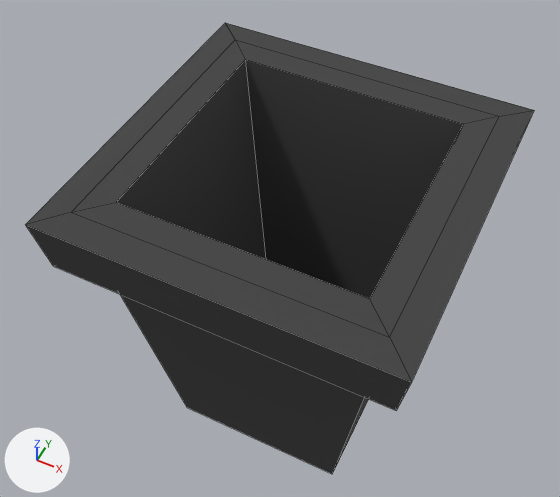
One commit to the FBX model Assets/Package/Assets/Models/Props/Bin.fbx: the scene before it, then after it.
One viewpoint serves both versions: a 50 mm lens placed at (0.808, -0.167, 1.157), pointed at (0.463, 0.522, 0.295). The axes (+X, +Y, +Z) are drawn at lower left. The lights are the same throughout. The picture after the commit comes second. Mesh edges are drawn as thin lines. Where no turn or scale is listed for an object, it has been applied to the vertices.
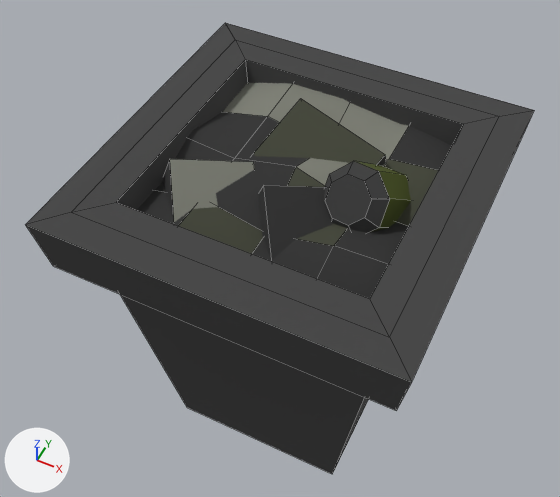
Patch to the scene script:
```diff
--- a/Assets/Package/Assets/Models/Props/Bin.fbx.py
+++ b/Assets/Package/Assets/Models/Props/Bin.fbx.py
@@ mat_basicmaterial_001 @@
+mat_basicmaterial_001 = bpy.data.materials.new('BasicMaterial.001')
+# uses the picture img_imphenziapixpal_basecolor_png
+# uses the picture img_imphenziapixpal_emission_png
@@ me_plane_002 @@
+me_plane_002.from_pydata(...)  # 73 vertices, 52 faces; spans x -0.008..0.356, y -0.356..0.0, z -0.119..0.065
+me_plane_002.materials.append(mat_basicmaterial_001)
@@ ob_plane_001 @@
+ob_plane_001 = bpy.data.objects.new('Plane.001', me_plane_002)
+ob_plane_001.location = (0.325, 0.671, 0.461)
```

Boxes [x1, y1, x2, y2] around the edits, measured in the pictures (560 x 497 px):
'Plane.001', added: after [137, 83, 452, 299]
